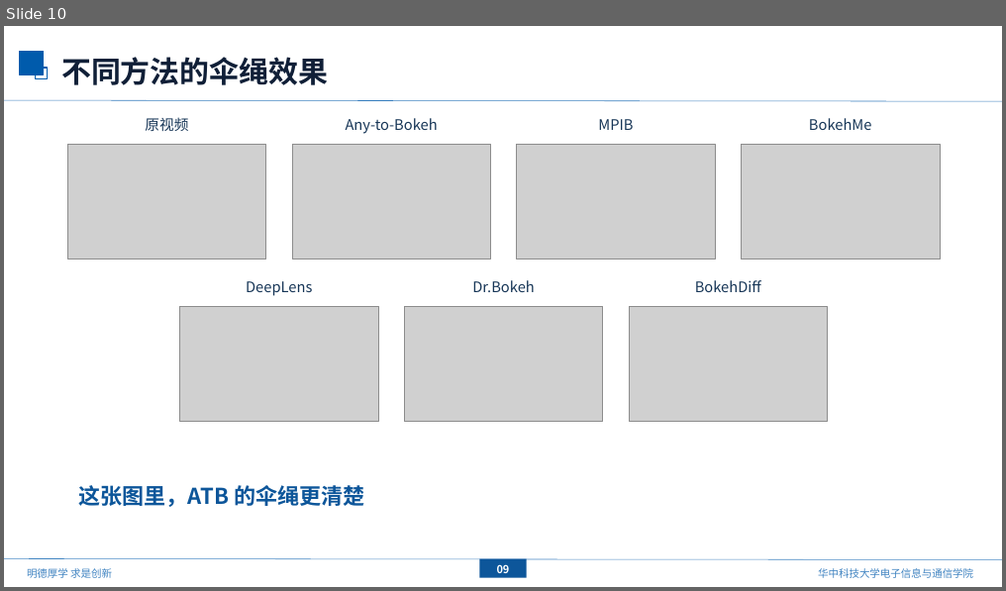
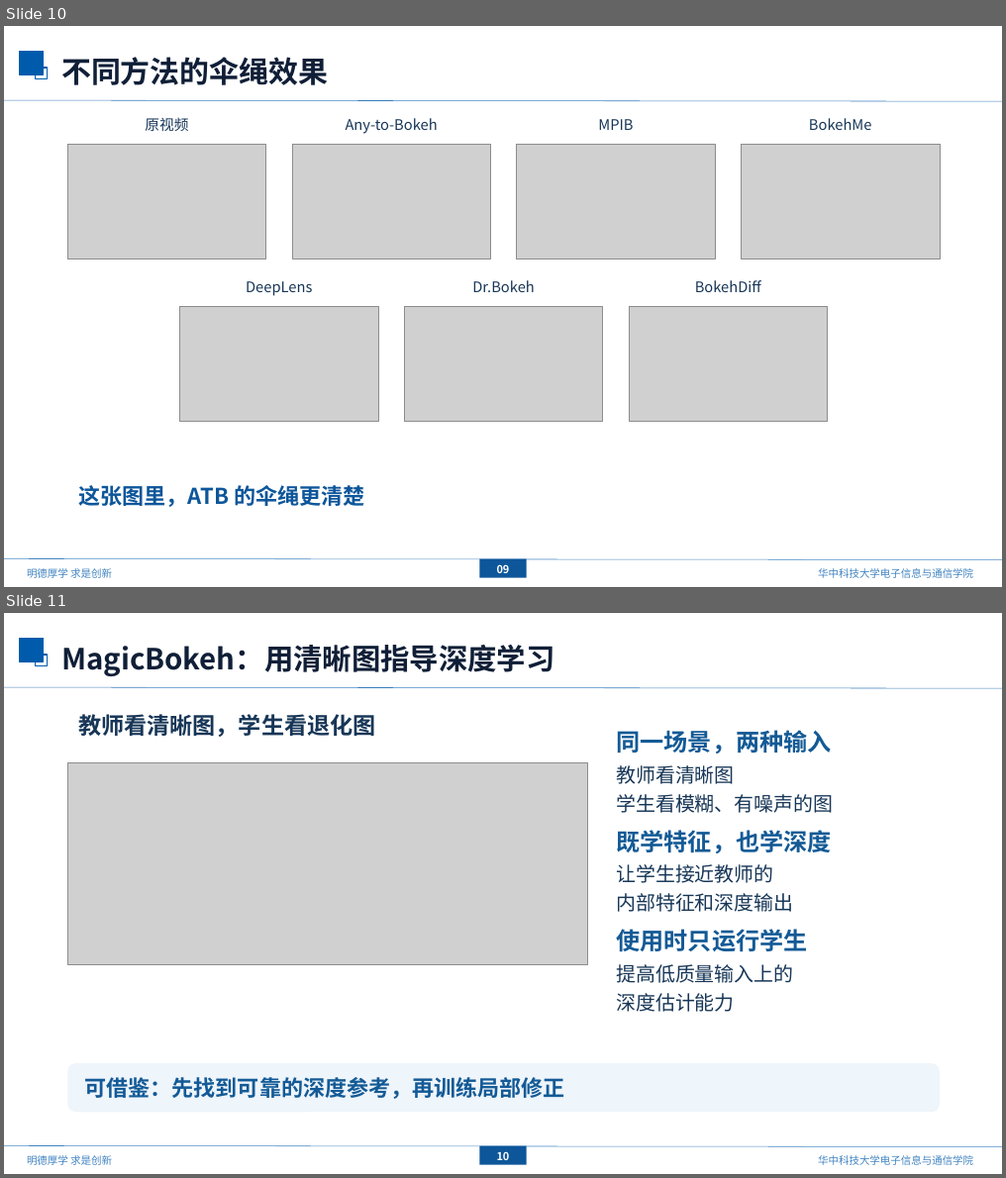
Before and after one commit to mengmcy1/OPPO-depth-guided-video-bokeh, a slide deck: 汇报/2026-10-16_基线更新与ATB分析/基线更新与ATB分析_1016.pptx. Shown one above the other, each under a label of ours: slide 10 before the commit, slides 10 and 11 after it. The pictures are 1006x591 and 1006x1178 pixels, drawn with LibreOffice and Linux fonts; fonts in the diff are those of the drawing; grey boxes stand for pictures; background and template pictures are left out. Boxes give left, top, right and bottom in pixels: in the first picture for what was removed or moved away, otherwise in the second. Text is boxed around its words. In the diff, an @@ line names an element or a change of style, - is before the commit and + after.

Commit message:
report: explain three MagicBokeh methods with original paper figures

```diff
--- a/汇报/2026-10-16_基线更新与ATB分析/基线更新与ATB分析_1016.pptx
+++ b/汇报/2026-10-16_基线更新与ATB分析/基线更新与ATB分析_1016.pptx
@@ slide 11 added at [4, 613, 1002, 1174], background #FFFFFF; not listed: 7 template elements that a slide beside it also shows @@
@@ text added at [61, 645, 554, 676], 28 pt, text #101F37, bold @@
+MagicBokeh：用清晰图指导深度学习
@@ text added at [79, 714, 376, 737], 22 pt, text #173657, bold @@
+教师看清晰图，学生看退化图
@@ text added at [616, 730, 831, 754], 23 pt, text #135A96, bold @@
+同一场景，两种输入
@@ picture added at [67, 762, 588, 964] @@
@@ text added at [616, 765, 833, 813], 19 pt, text #173657 @@
+教师看清晰图
+学生看模糊、有噪声的图
@@ text added at [616, 830, 831, 854], 23 pt, text #135A96, bold @@
+既学特征，也学深度
@@ text added at [616, 864, 793, 912], 19 pt, text #173657 @@
+让学生接近教师的
+内部特征和深度输出
@@ text added at [616, 929, 807, 953], 23 pt, text #135A96, bold @@
+使用时只运行学生
@@ text added at [616, 964, 793, 1012], 19 pt, text #173657 @@
+提高低质量输入上的
+深度估计能力
@@ rounded rectangle added at [67, 1063, 940, 1112], fill #EEF5FB @@
@@ text added at [85, 1077, 565, 1099], 21 pt, text #135A96, bold @@
+可借鉴：先找到可靠的深度参考，再训练局部修正
@@ rectangle added at [479, 1146, 526, 1164], fill #0D569A, 10.5 pt, text #FFFFFF, bold @@
+10
```
Also in this commit, not shown: 1 slide changed, 2 other slides added, 3 other files.
